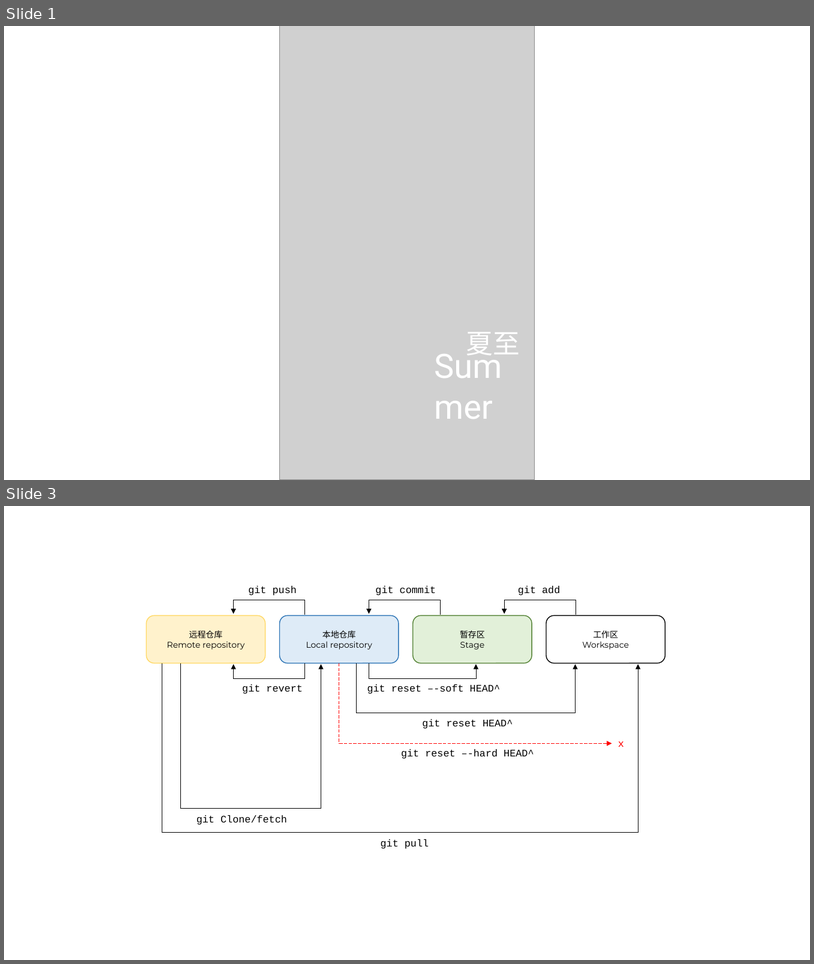
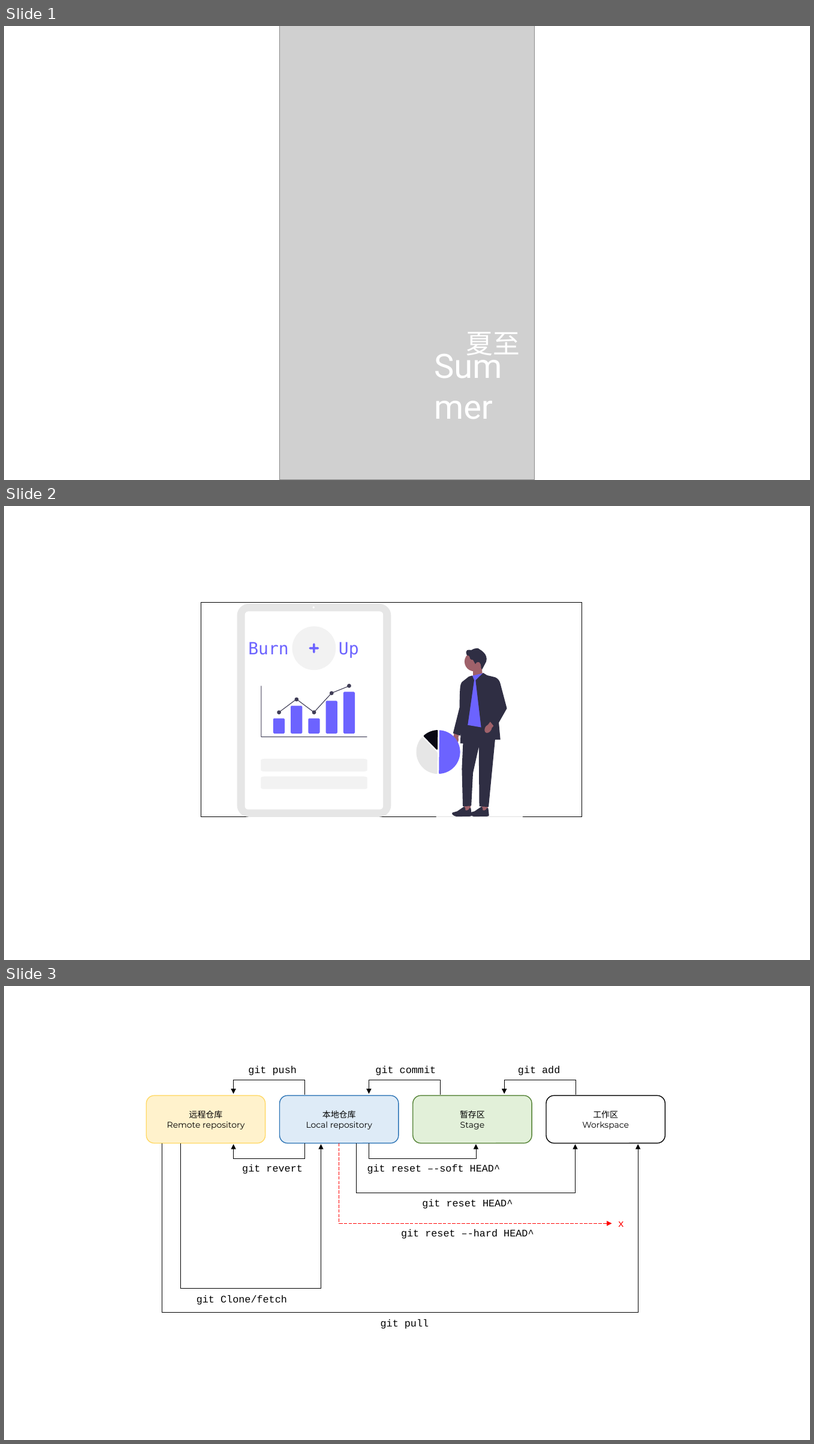
Before and after one commit to glplaman/glplaman.github.io, a slide deck: utils/file/charts.pptx. Shown one above the other, each under a label of ours: slides 1 and 3 before the commit, slides 1, 2 and 3 after it; the slides between them are not shown. The pictures are 814x964 and 814x1444 pixels, drawn with LibreOffice and Linux fonts; fonts in the diff are those of the drawing; grey boxes stand for pictures. Boxes give left, top, right and bottom in pixels: in the first picture for what was removed or moved away, otherwise in the second. Text is boxed around its words. In the diff, an @@ line names an element or a change of style, - is before the commit and + after.

```diff
--- a/utils/file/charts.pptx
+++ b/utils/file/charts.pptx
@@ slide 2 added at (4,506,810,960), background #FFFFFF @@
@@ rectangle added at (201,602,582,816), fill #FFFFFF, outline #000000 1 pt @@
@@ text added at (248,642,288,655), 20 pt, text #6C63FF @@
+Burn
@@ group added at (237,604,523,817): 28 freeform shapes, 8 ellipses, 2 rectangles @@
@@ text added at (339,642,359,658), 20 pt, text #6C63FF @@
+Up
@@ text added at (252,736,289,737), 24 pt, text #6C63FF @@
+TOC
```
Also in this commit, not shown: 1 slide removed, 6 other files.
